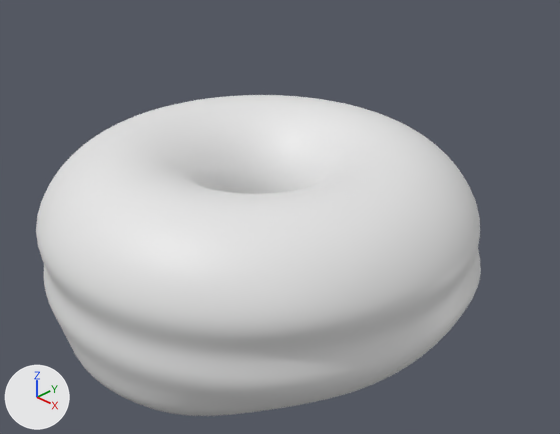
The Blender file untitled.blend as it was, and as the next commit left it.
Rendered twice from a 50 mm lens placed at (5.3, -4.76, 3.16), pointed at (0.41, 0.28, -0.5). The lights are fixed; the arrows at lower left show +X, +Y and +Z.
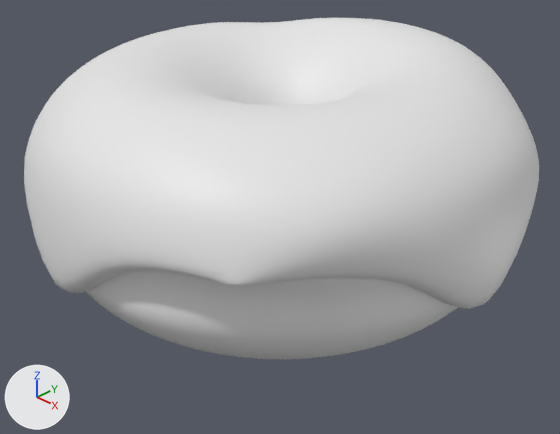
Changed parts and their boxes [x1, y1, x2, y2] in the pictures (560 x 434 px):
'toping', added
    after: [24, 18, 539, 309]
'Torus.001', moved, rescaled
    before: [36, 95, 481, 416]
    after: [86, 270, 458, 359]

Edits to the bpy script that builds the scene:
```text
Add me_torus_001_1:
    me_torus_001_1.from_pydata(...)  # 404 vertices, 404 faces; spans x -2.48..2.49, y -2.45..2.45, z -1.24..0.75
    me_torus_001_1.polygons.foreach_set('use_smooth', [True] * 404)
Change ob_torus_001:
    ob_torus_001.location: (0.086, 0.304, -0.759) -> (0.383, 0.322, -0.081)
    ob_torus_001.scale: (1.0, 1.0, 1.0) -> (1.0, -1.0, -1.0)
Add ob_toping:
    ob_toping = bpy.data.objects.new('toping', me_torus_001_1)
    ob_toping.location = (0.383, 0.322, -0.081)
    ob_toping.scale = (1.0, -1.0, -1.0)
    _m = ob_toping.modifiers.new('Solidify', 'SOLIDIFY')
    _m.thickness = 0.05
    _m.offset = 1.0
    _m = ob_toping.modifiers.new('Subdivision.001', 'SUBSURF')
    _m.levels = 3
```
